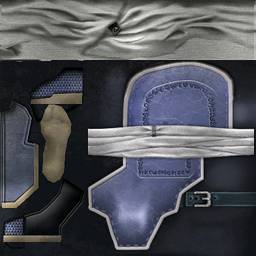
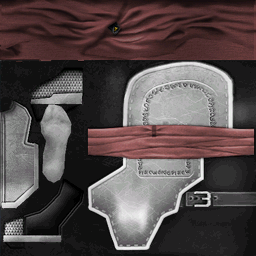
Revision of a layered (256, 256) image; what changed, layer by layer:
showed group "07" (3 layers) over [0, 0, 256, 256]
added layer "Layer #7" (saturation, 20%) in group "07" over [0, 0, 256, 60]
"Layer #3": blend color → soft light, painted on it over [0, 0, 256, 60]
